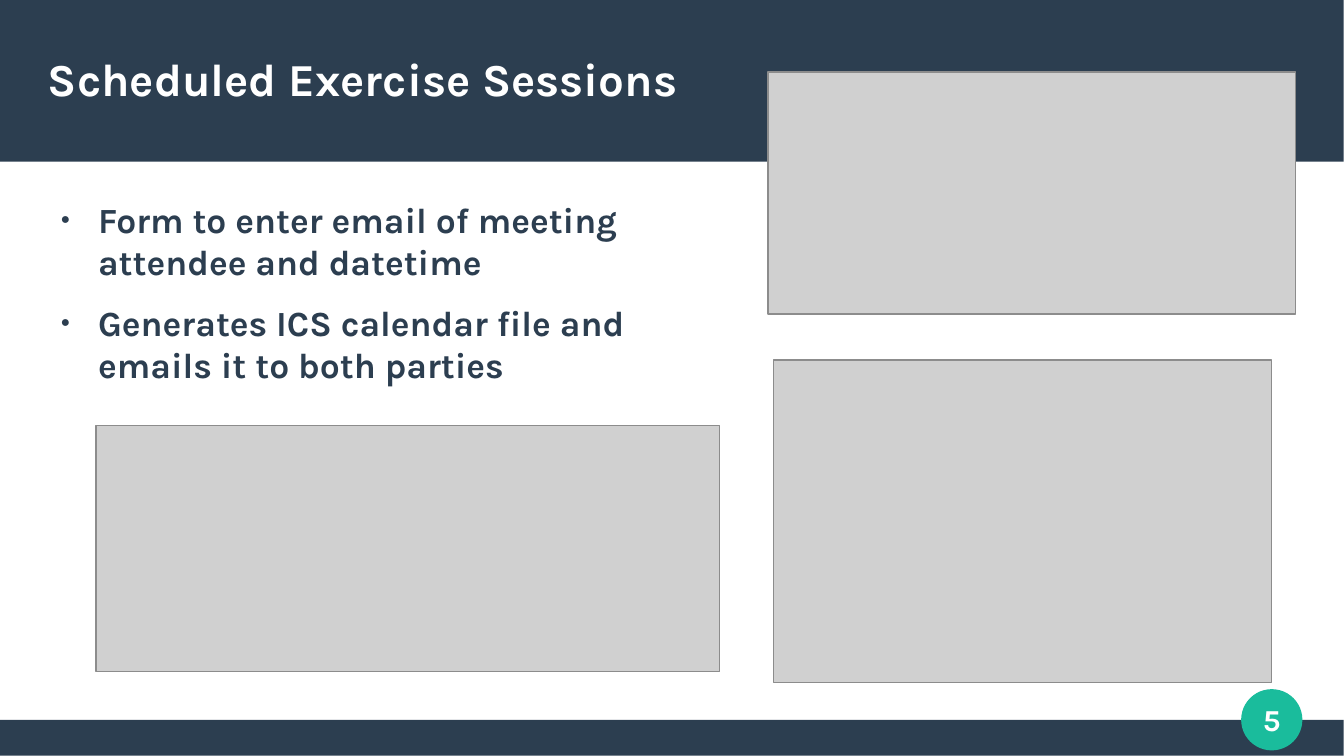
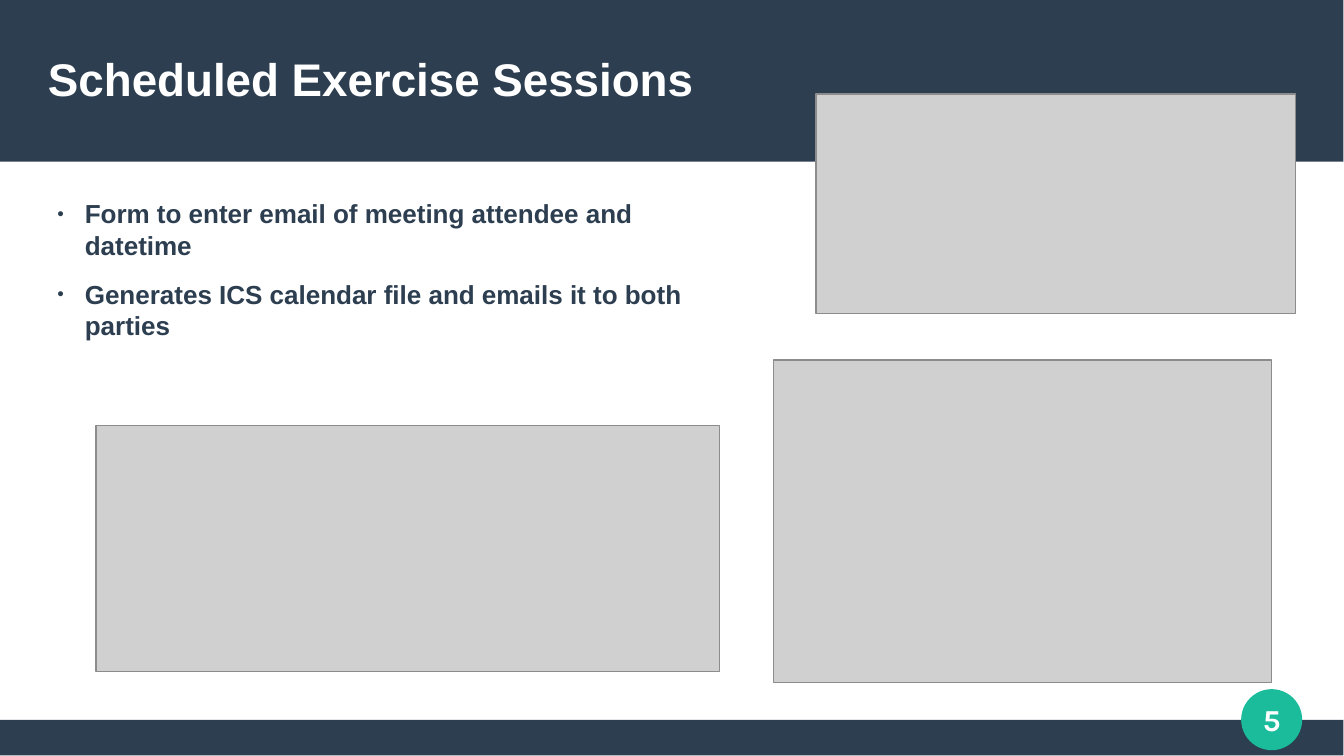
Before and after one commit to mark-ruddy/neurorecovery, a slide deck: slide 5 of report/neurorecovery_final_presentation.pptx. Drawn at 1344x756 pixels with LibreOffice and Linux fonts; fonts in the diff are those of the drawing; grey boxes stand for pictures. Boxes give left, top, right and bottom in pixels: in the first picture for what was removed or moved away, otherwise in the second. Text is boxed around its words. In the diff, an @@ line names an element or a change of style, - is before the commit and + after.

```diff
--- a/report/neurorecovery_final_presentation.pptx
+++ b/report/neurorecovery_final_presentation.pptx
@@ title "Scheduled Exercise Sessions" at box(48, 63, 693, 97): font Karla to Arial @@
@@ picture: place and size @@
-picture at box(768, 72, 1296, 315)
+picture at box(816, 94, 1295, 313)
@@ text "Form to enter email of ..." at box(85, 204, 681, 341): size 20.9 to 15.4 pt, font Karla to Arial; indent changed @@
```
Also in this commit, not shown: 15 other slides changed, 1 other file.
